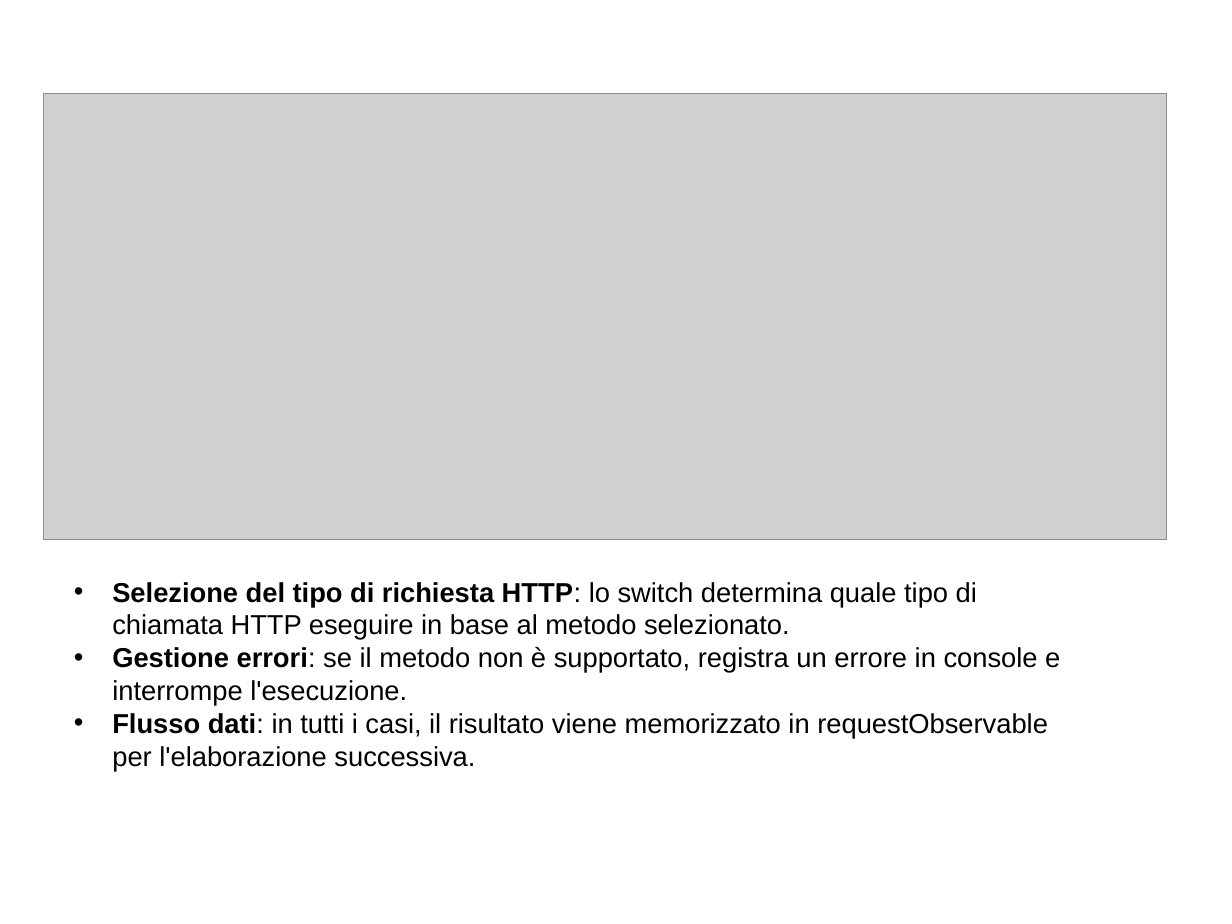
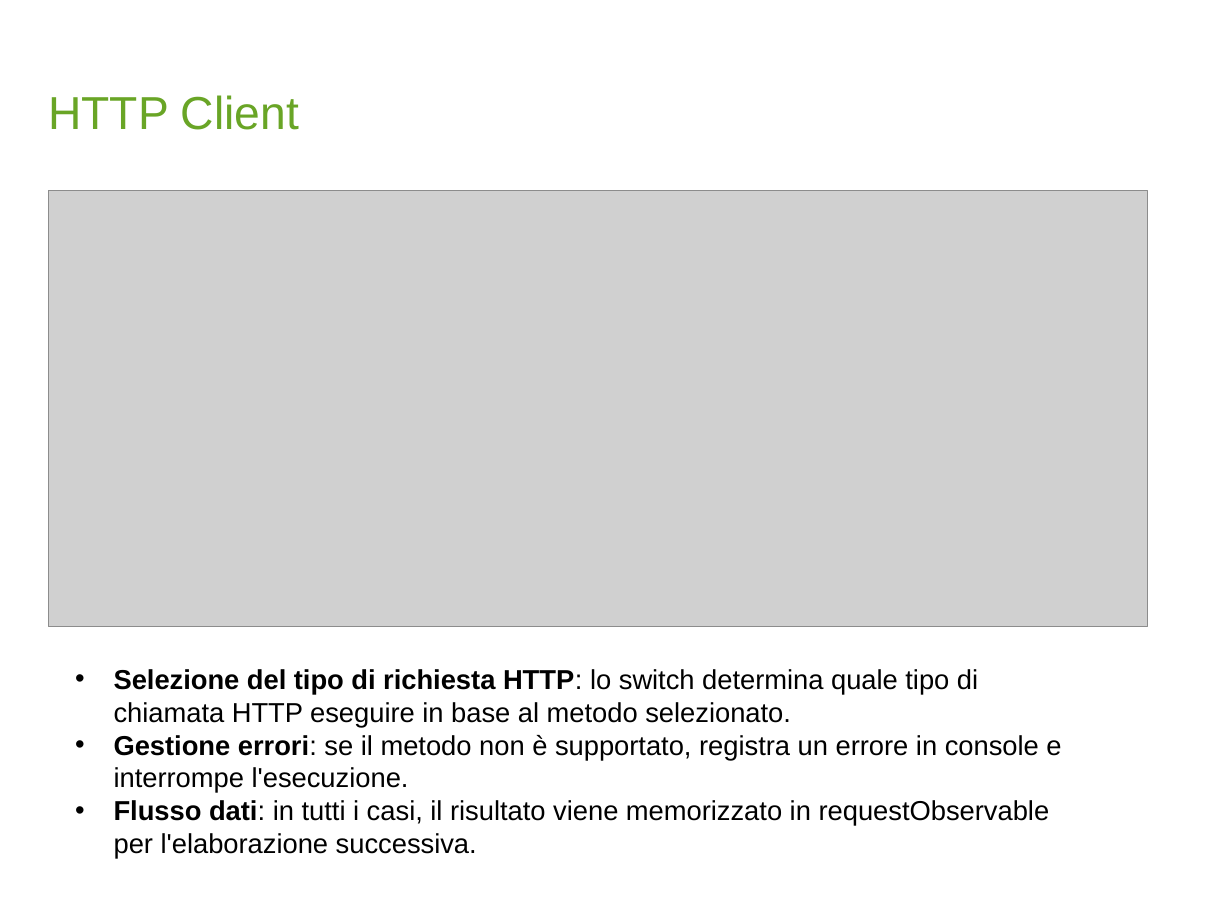
Before and after one commit to LorussoMarco/PostmanAngular, a slide deck: slide 8 of ClientHTTP-WebApplication.pptx. Drawn at 1232x924 pixels with LibreOffice and Linux fonts; fonts in the diff are those of the drawing; grey boxes stand for pictures; background and template pictures are left out. Boxes give left, top, right and bottom in pixels: in the first picture for what was removed or moved away, otherwise in the second. Text is boxed around its words. In the diff, an @@ line names an element or a change of style, - is before the commit and + after.

```diff
--- a/ClientHTTP-WebApplication.pptx
+++ b/ClientHTTP-WebApplication.pptx
@@ text added at (x1=48, y1=95, x2=299, y2=130), 27 pt, text #69A526 @@
+HTTP Client
@@ picture resized from (x1=43, y1=94, x2=1167, y2=540) to (x1=48, y1=190, x2=1147, y2=626) @@
@@ text "Selezione del tipo di richiesta ..." moved from (x1=112, y1=582, x2=1060, y2=772) to (x1=114, y1=669, x2=1061, y2=859) @@
```
Also in this commit, not shown: 10 other slides changed.
